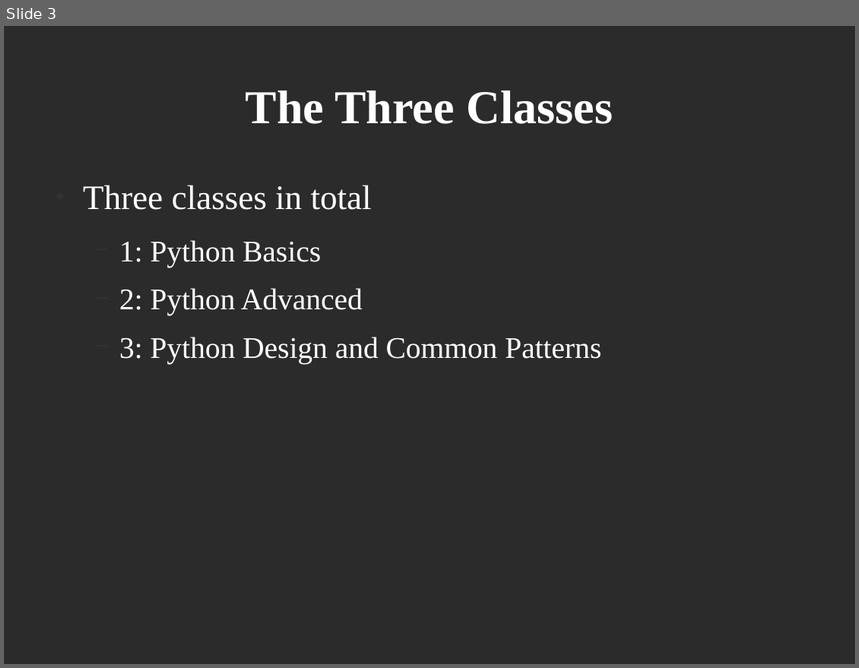
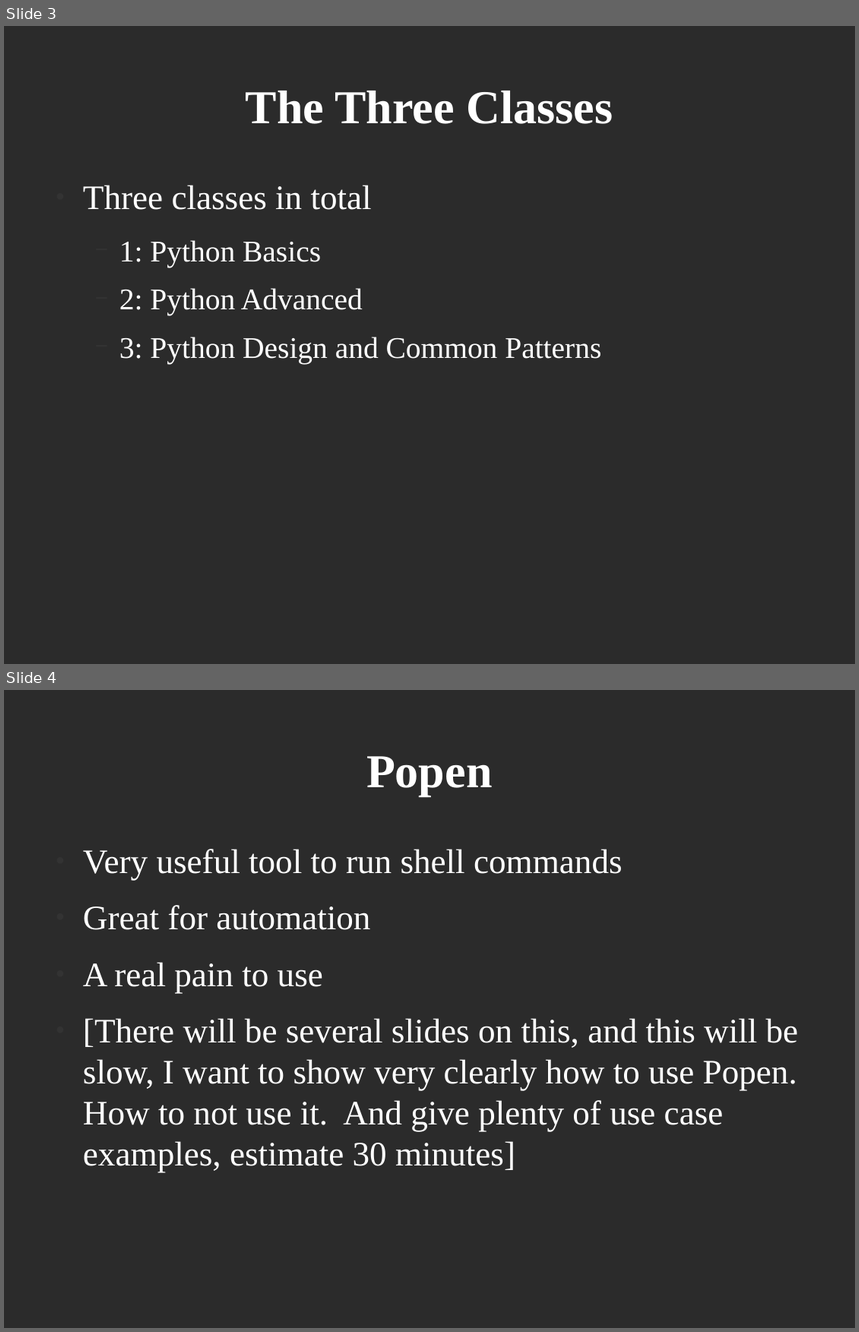
Before and after one commit to dsklopp/python_class, a slide deck: python_day_2.odp. Shown one above the other, each under a label of ours: slide 3 before the commit, slides 3 and 4 after it. The pictures are 859x668 and 859x1332 pixels, drawn with LibreOffice and Linux fonts; fonts in the diff are those of the drawing; background and template pictures are left out; a plain dark background stands for a picture behind light text. Boxes give left, top, right and bottom in pixels: in the first picture for what was removed or moved away, otherwise in the second. Text is boxed around its words. In the diff, an @@ line names an element or a change of style, - is before the commit and + after.

```diff
--- a/python_day_2.odp
+++ b/python_day_2.odp
@@ slide 4 added at box(4, 690, 855, 1328), background picture (left out) @@
@@ title added at box(367, 756, 492, 796), 44 pt, text #FFFFFF, bold @@
+Popen
@@ text added at box(83, 849, 799, 1173), 32 pt, text #FFFFFF @@
+● Very useful tool to run shell commands
+● Great for automation
+● A real pain to use
+● [There will be several slides on this, and this will be slow, I want to show very clearly how to use Popen. How to not use it. And give plenty of use case examples, estimate 30 minutes]
```
Also in this commit, not shown: 1 slide changed, 2 other slides added.
